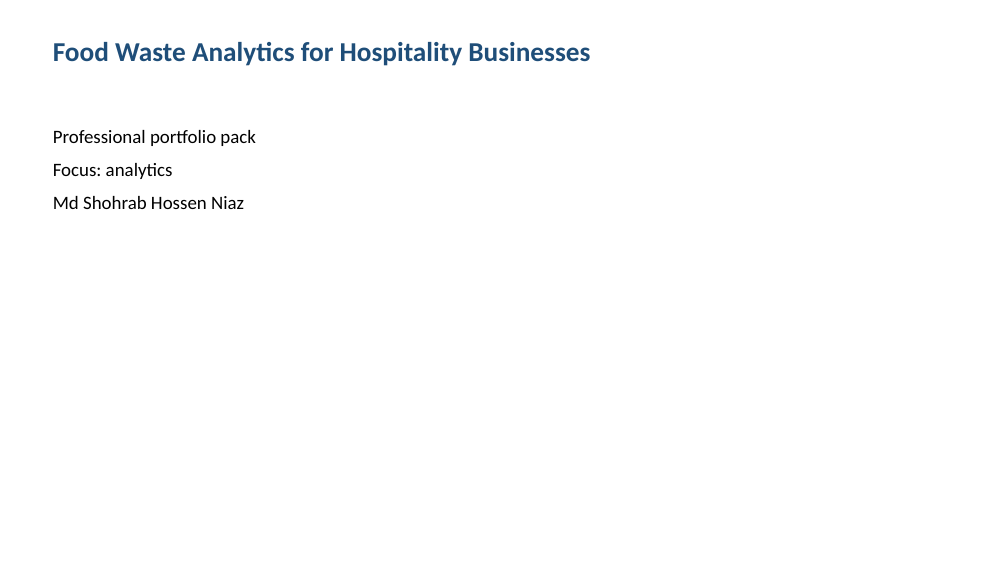
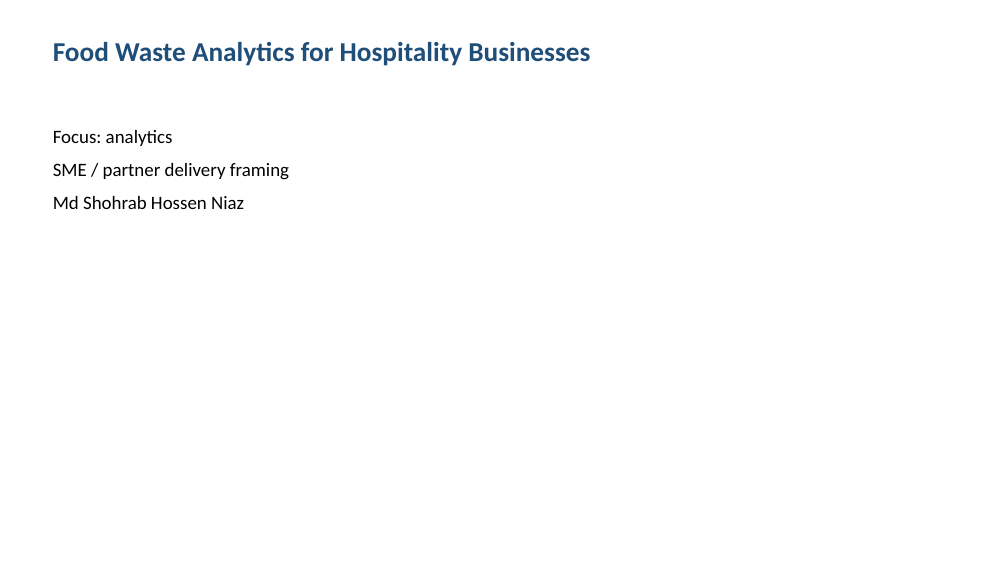
Before and after one commit to shohrabniaz/food-waste-analytics-for-hospitality-businesses, a slide deck: slide 1 of Final_Submission/02_Presentation.pptx. Drawn at 1008x567 pixels with LibreOffice and Linux fonts; fonts in the diff are those of the drawing. Boxes give left, top, right and bottom in pixels: in the first picture for what was removed or moved away, otherwise in the second. Text is boxed around its words. In the diff, an @@ line names an element or a change of style, - is before the commit and + after.

Commit message:
Polish portfolio pack for professional showcase readiness.

```diff
--- a/Final_Submission/02_Presentation.pptx
+++ b/Final_Submission/02_Presentation.pptx
@@ text at (53, 130, 256, 146): paragraph removed @@
-Professional portfolio pack
@@ text at (53, 163, 289, 180): paragraph added @@
+SME / partner delivery framing
```
Also in this commit, not shown: 3 other slides changed, 12 other files.
